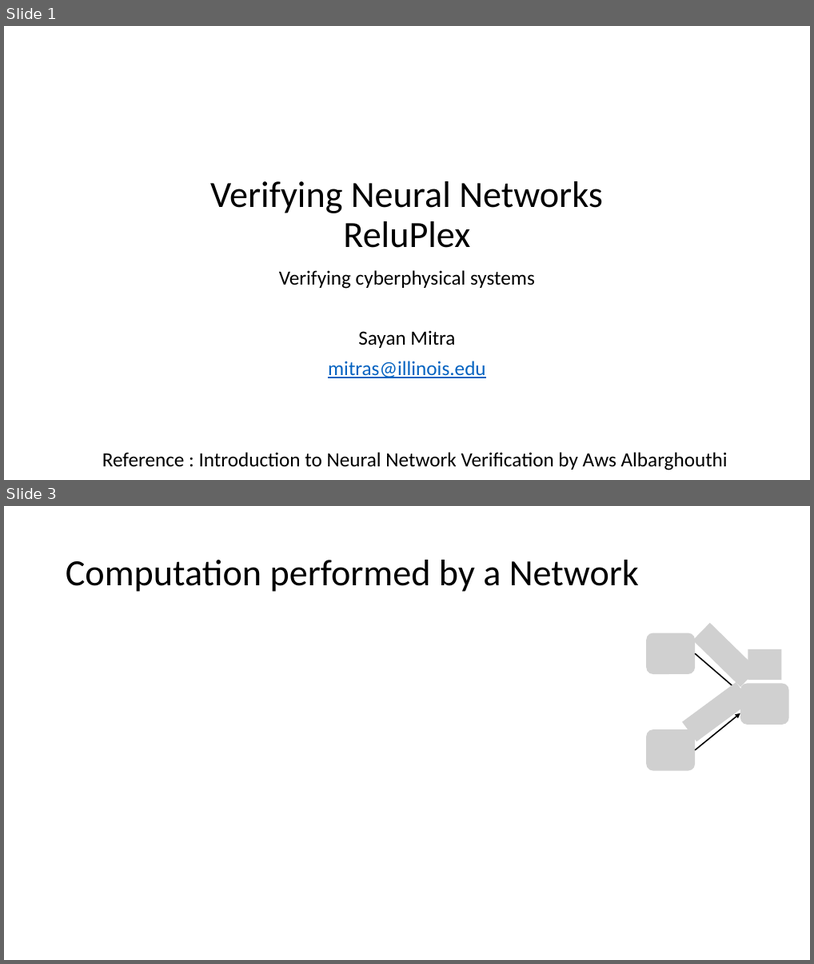
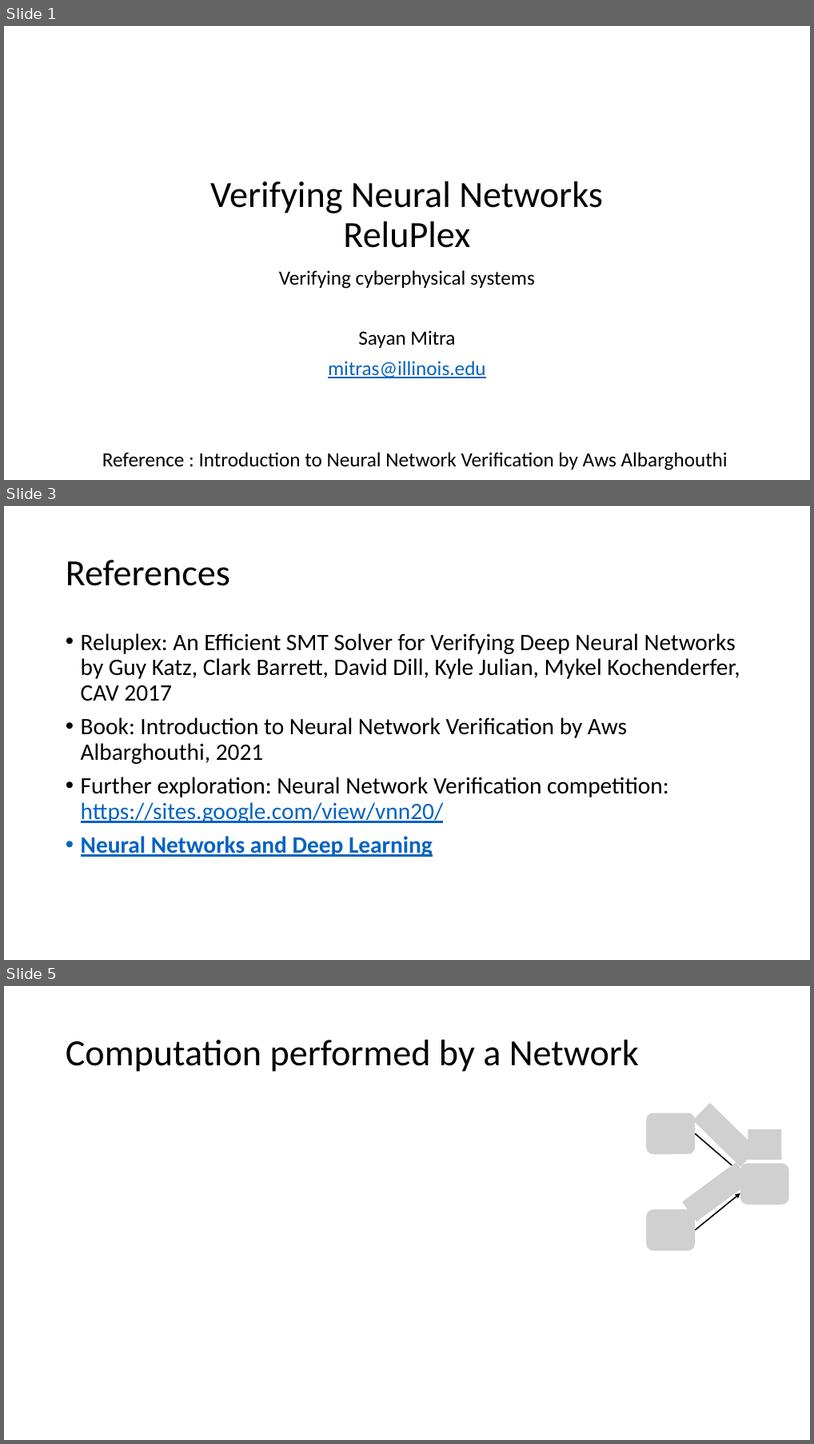
Before and after one commit to sayanmitracode/cpsbooksite, a slide deck: Slides/reluplex21.pptx. Shown one above the other, each under a label of ours: slides 1 and 3 before the commit, slides 1, 3 and 5 after it; the slides between them are not shown. The pictures are 814x964 and 814x1444 pixels, drawn with LibreOffice and Linux fonts; fonts in the diff are those of the drawing; grey boxes stand for pictures. Boxes give left, top, right and bottom in pixels: in the first picture for what was removed or moved away, otherwise in the second. Text is boxed around its words. In the diff, an @@ line names an element or a change of style, - is before the commit and + after.

Commit message:
reluplex

```diff
--- a/Slides/reluplex21.pptx
+++ b/Slides/reluplex21.pptx
@@ slide 3 added at (4, 506, 810, 960), background #FFFFFF @@
@@ title added at (66, 560, 230, 586), 44 pt, text #000000 @@
+References
@@ text added at (81, 633, 740, 856), 28 pt, text #000000 @@
+• Reluplex: An Efficient SMT Solver for Verifying Deep Neural Networks by Guy Katz, Clark Barrett, David Dill, Kyle Julian, Mykel Kochenderfer, CAV 2017
+• Book: Introduction to Neural Network Verification by Aws Albarghouthi, 2021
+• Further exploration: Neural Network Verification competition: https://sites.google.com/view/vnn20/
+• Neural Networks and Deep Learning
@@ what was slide 3 is now slide 5 @@
```
Also in this commit, not shown: 3 slides changed, 12 other slides added, 1 slide removed, 2 other files.
